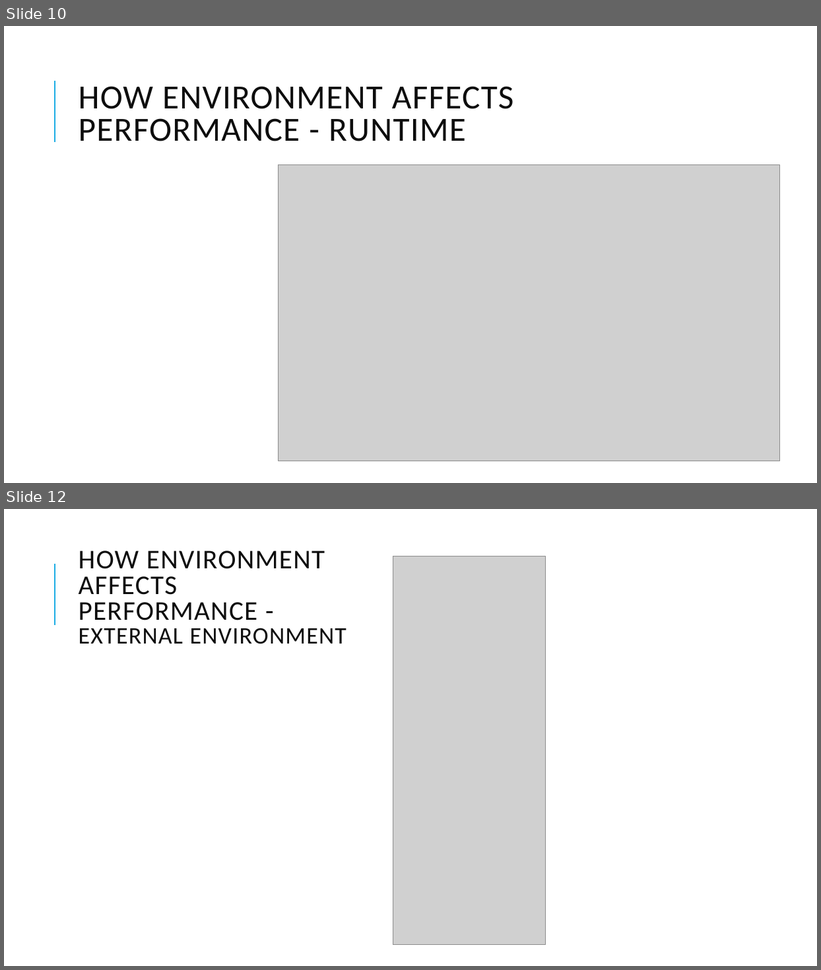
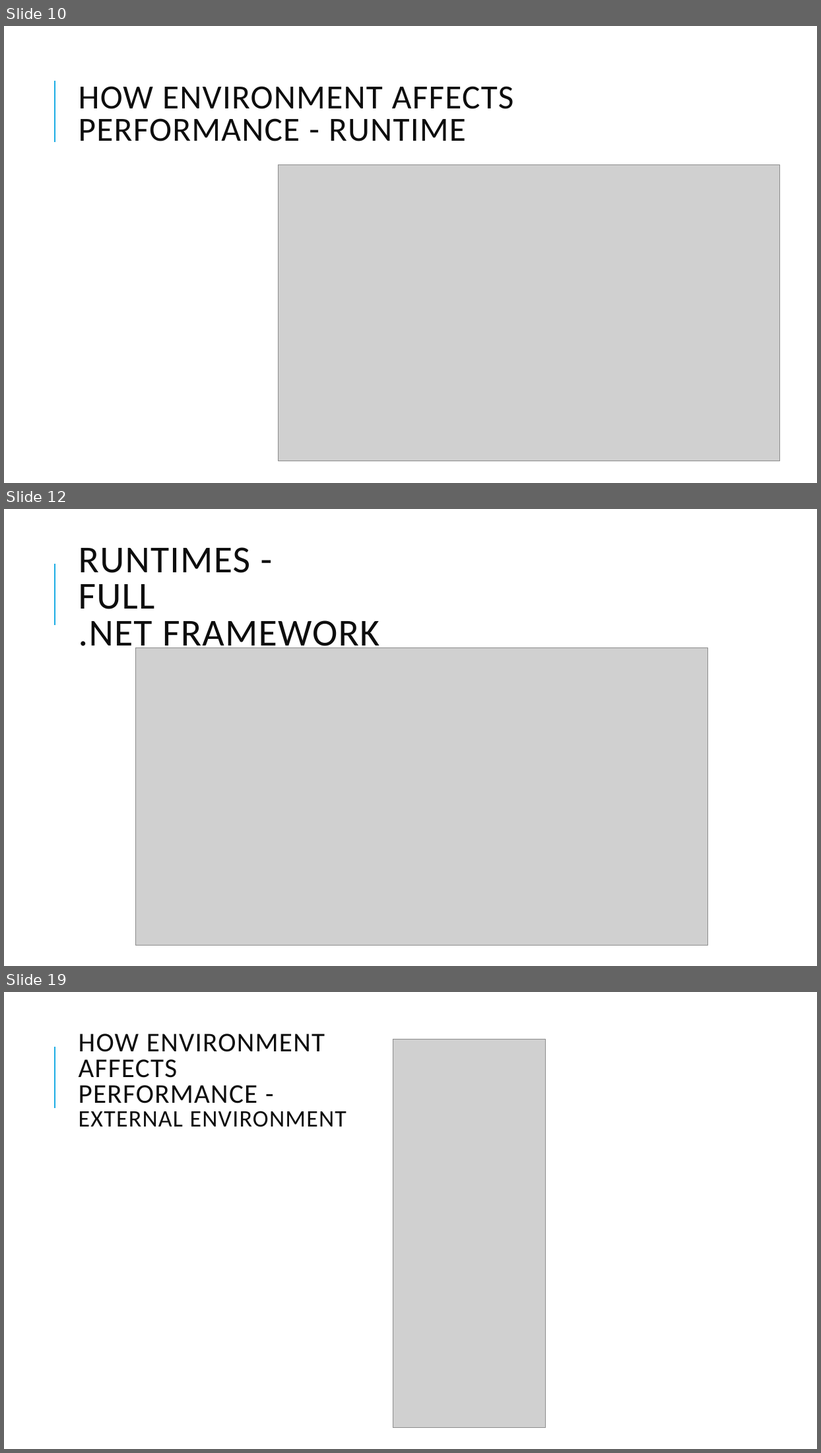
Before and after one commit to sheltertake/dotbench-workshop, a slide deck: intro.pptx. Shown one above the other, each under a label of ours: slides 10 and 12 before the commit, slides 10, 12 and 19 after it; the slides between them are not shown. The pictures are 821x970 and 821x1453 pixels, drawn with LibreOffice and Linux fonts; fonts in the diff are those of the drawing; grey boxes stand for pictures. Boxes give left, top, right and bottom in pixels: in the first picture for what was removed or moved away, otherwise in the second. Text is boxed around its words. In the diff, an @@ line names an element or a change of style, - is before the commit and + after.

```diff
--- a/intro.pptx
+++ b/intro.pptx
@@ slide 12 added at <box>4,509,817,966</box>, background #FFFFFF; not listed: 1 template element that a slide beside it also shows @@
@@ title added at <box>79,547,380,654</box>, 45 pt, text #0D0D0D @@
+RUNTIMES -
+FULL
+.NET FRAMEWORK
@@ picture added at <box>136,648,708,946</box> @@
@@ what was slide 12 is now slide 19 @@
```
Also in this commit, not shown: 4 slides changed, 7 other slides added, 5 other files.
